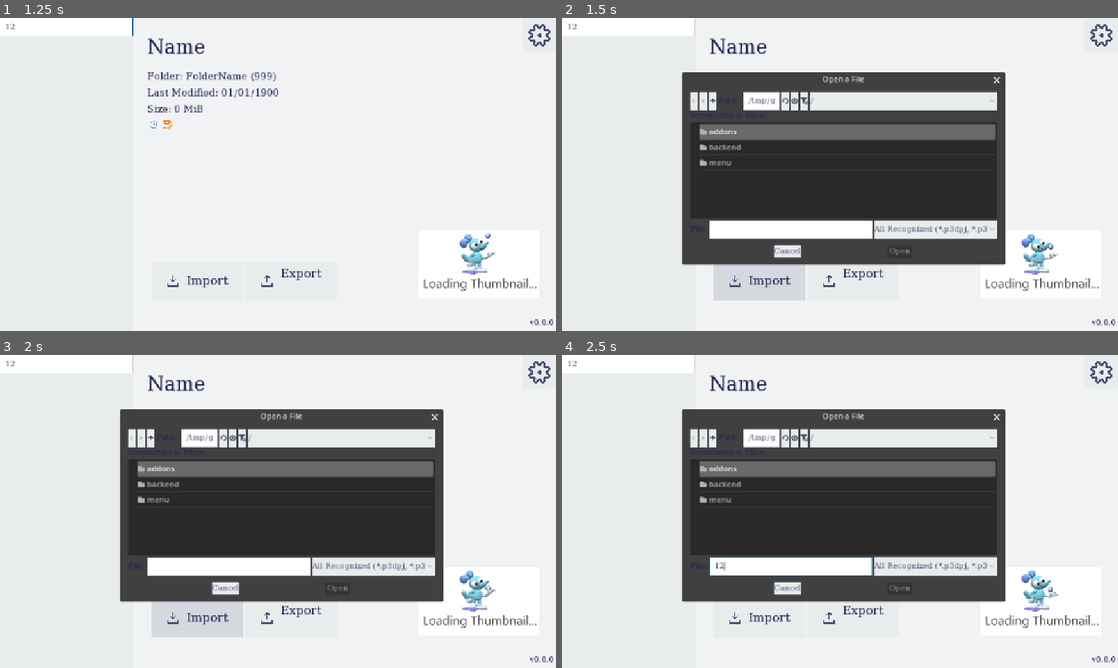
Above: before the commit, frames 1-4 (two rows, left to right).
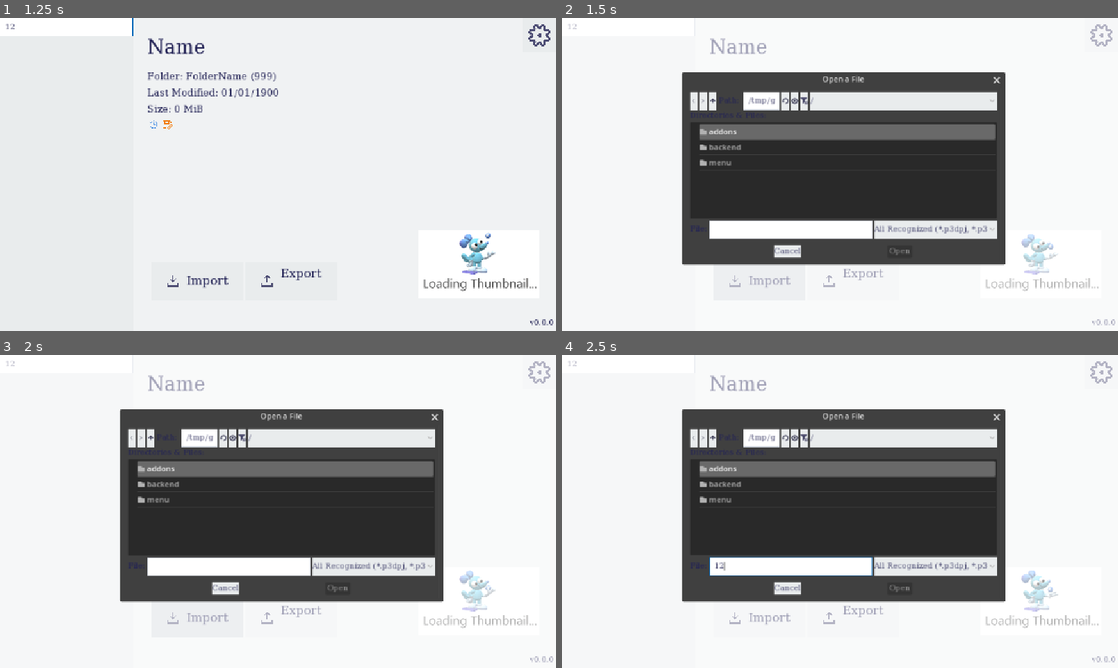
Above: after the commit, the same moments.

Repository: silkycell/Paint-3D-Project-Manager
Game: Godot game, scene res://menu/projects/projects_menu.tscn
Two runs of this game, one before a commit and one after it. Both use one fixed random seed, a clock stepped at 60 frames per second and the inputs below.
Inputs (mouse positions are in pixels of both pictures, inside the frame that each line leads up to):
- Up to frame 1 (1.25 s): click (66, 27) at 0.52 s; type "12" at 0.6 s
- Up to frame 2 (1.5 s): click (756, 280) at 1.25 s
- Up to frame 3 (2 s): no input
- Up to frame 4 (2.5 s): click (789, 567) at 2.02 s; type "12" at 2.1 s

Frame 1 is identical in both runs. In frame 2, 1.3% of the frame differs, in the area x 1-100%, y 0-99%; in frame 3, 1.3%; in frame 4, 1.3%.
Error in both runs: Out of bounds get index '0' (on base: 'Array[Project]') (res://backend/global_signal_handler.gd:3)

Commit message:
make import/export match the theme

Diff:
--- a/menu/menu_theme.tres
+++ b/menu/menu_theme.tres
@@ -50,6 +50,21 @@
 
 [sub_resource type="StyleBoxFlat" id="StyleBoxFlat_7ku7b"]
 bg_color = Color(0.941176, 0.94902, 0.952941, 1)
+
+[sub_resource type="StyleBoxFlat" id="StyleBoxFlat_t2f6w"]
+bg_color = Color(1, 1, 1, 1)
+border_width_left = 1
+border_width_top = 1
+border_width_right = 1
+border_width_bottom = 1
+border_color = Color(0.831373, 0.85098, 0.886275, 1)
+
+[sub_resource type="StyleBoxFlat" id="StyleBoxFlat_50760"]
+bg_color = Color(0.657383, 0.699145, 0.7253, 1)
+border_width_left = 1
+border_width_top = 1
+border_width_bottom = 1
+border_color = Color(0.502658, 0.52121, 0.603977, 1)
 
 [sub_resource type="StyleBoxFlat" id="StyleBoxFlat_k2skk"]
 bg_color = Color(0.913725, 0.92549, 0.929412, 1)
@@ -123,6 +138,9 @@
 LineEdit/styles/focus = SubResource("StyleBoxFlat_1s66k")
 LineEdit/styles/normal = SubResource("StyleBoxFlat_fdbj6")
 Panel/styles/panel = SubResource("StyleBoxFlat_7ku7b")
+ProgressBar/colors/font_color = Color(0.95, 0.95, 0.95, 1)
+ProgressBar/styles/background = SubResource("StyleBoxFlat_t2f6w")
+ProgressBar/styles/fill = SubResource("StyleBoxFlat_50760")
 ScrollContainer/styles/panel = SubResource("StyleBoxFlat_k2skk")
 TabContainer/colors/font_selected_color = Color(0.133333, 0.133333, 0.333333, 1)
 TabContainer/colors/font_unselected_color = Color(0.133333, 0.133333, 0.333333, 1)
--- a/menu/projects/actions/progress_panel/labelled_progress_bar.tscn
+++ b/menu/projects/actions/progress_panel/labelled_progress_bar.tscn
@@ -1,18 +1,22 @@
-[gd_scene load_steps=2 format=3 uid="uid://n3lfb6rm53uc"]
+[gd_scene load_steps=3 format=3 uid="uid://n3lfb6rm53uc"]
 
 [ext_resource type="Script" path="res://menu/projects/actions/progress_panel/labelled_progress_bar.gd" id="1_cyq28"]
+[ext_resource type="Theme" uid="uid://eno3kw6ga4uf" path="res://menu/menu_theme.tres" id="1_tuwkv"]
 
 [node name="LabelledProgressBar" type="ProgressBar"]
 anchors_preset = -1
-anchor_top = 0.475
-anchor_right = 1.0
-anchor_bottom = 1.0
-offset_left = 169.0
-offset_top = 30.2
-offset_right = -169.0
-offset_bottom = -257.0
+anchor_left = 0.147
+anchor_top = 0.522
+anchor_right = 0.853
+anchor_bottom = 0.603
+offset_left = -0.343994
+offset_top = -0.256012
+offset_right = 0.343933
+offset_bottom = 0.255981
 grow_horizontal = 2
 grow_vertical = 2
+theme = ExtResource("1_tuwkv")
+value = 50.0
 show_percentage = false
 script = ExtResource("1_cyq28")
 
--- a/menu/projects/actions/progress_panel/progress_panel.gd
+++ b/menu/projects/actions/progress_panel/progress_panel.gd
@@ -37,6 +37,8 @@
 func _ready():
 	if parent_action != null:
 		parent_action.action_thread_update.connect(_on_thread_update)
+	else:
+		push_warning("No parent action assigned!")
 
 	hide()
 
--- a/menu/projects/actions/progress_panel/progress_panel.tscn
+++ b/menu/projects/actions/progress_panel/progress_panel.tscn
@@ -1,6 +1,7 @@
-[gd_scene load_steps=20 format=3 uid="uid://cyxb6jh7o5skw"]
+[gd_scene load_steps=19 format=3 uid="uid://cyxb6jh7o5skw"]
 
 [ext_resource type="Script" path="res://menu/projects/actions/progress_panel/progress_panel.gd" id="1_tg8ej"]
+[ext_resource type="Theme" uid="uid://eno3kw6ga4uf" path="res://menu/menu_theme.tres" id="1_xawbv"]
 [ext_resource type="PackedScene" uid="uid://n3lfb6rm53uc" path="res://menu/projects/actions/progress_panel/labelled_progress_bar.tscn" id="2_ttfj7"]
 [ext_resource type="Texture2D" uid="uid://lvahg3gwen1x" path="res://menu/projects/actions/animation/walk.png" id="2_txkbk"]
 [ext_resource type="Texture2D" uid="uid://d0q61ycpt3chw" path="res://menu/projects/actions/animation/index.png" id="2_utgpn"]
@@ -8,14 +9,13 @@
 [ext_resource type="Texture2D" uid="uid://2bsjpj6u0vtf" path="res://menu/projects/actions/animation/auggy.png" id="5_tokjm"]
 [ext_resource type="Texture2D" uid="uid://b4aorwpd4utvt" path="res://menu/projects/actions/animation/roller_top.png" id="6_xsr7q"]
 
-[sub_resource type="StyleBoxFlat" id="StyleBoxFlat_qu2ph"]
-bg_color = Color(0.255659, 0.255659, 0.255659, 1)
-
-[sub_resource type="LabelSettings" id="LabelSettings_rn4k5"]
-font_size = 18
-
-[sub_resource type="LabelSettings" id="LabelSettings_rfh4t"]
-font_size = 10
+[sub_resource type="StyleBoxFlat" id="StyleBoxFlat_qhera"]
+bg_color = Color(0.941176, 0.94902, 0.952941, 1)
+border_width_left = 1
+border_width_top = 1
+border_width_right = 1
+border_width_bottom = 1
+border_color = Color(0, 0.392157, 0.713726, 1)
 
 [sub_resource type="Animation" id="Animation_q6778"]
 resource_name = "walk"
@@ -207,33 +207,37 @@
 }
 
 [node name="ProgressPanel" type="Panel"]
-anchors_preset = 15
-anchor_right = 1.0
-anchor_bottom = 1.0
-offset_left = 133.0
-offset_top = 49.0
-offset_right = -133.0
-offset_bottom = -69.0
-grow_horizontal = 2
-grow_vertical = 2
-theme_override_styles/panel = SubResource("StyleBoxFlat_qu2ph")
+anchors_preset = 8
+anchor_left = 0.5
+anchor_top = 0.5
+anchor_right = 0.5
+anchor_bottom = 0.5
+offset_left = -375.0
+offset_top = -140.0
+offset_right = 375.0
+offset_bottom = 140.0
+grow_horizontal = 2
+grow_vertical = 2
+theme = ExtResource("1_xawbv")
+theme_override_styles/panel = SubResource("StyleBoxFlat_qhera")
 script = ExtResource("1_tg8ej")
 
 [node name="InfoLabel" type="Label" parent="."]
 custom_minimum_size = Vector2(0, 50)
 layout_mode = 1
 anchors_preset = -1
-anchor_top = 0.357
-anchor_right = 1.0
-anchor_bottom = 0.496
-offset_left = 16.0
-offset_top = -0.210007
-offset_right = -13.0
-offset_bottom = 0.119995
-grow_horizontal = 2
-grow_vertical = 2
+anchor_left = 0.502
+anchor_top = 0.5
+anchor_right = 0.502
+anchor_bottom = 0.5
+offset_left = -428.772
+offset_top = -7.00002
+offset_right = 428.228
+offset_bottom = 67.0
+grow_horizontal = 2
+grow_vertical = 2
+theme_type_variation = &"HeaderMedium"
 text = "Doing task..."
-label_settings = SubResource("LabelSettings_rn4k5")
 horizontal_alignment = 1
 vertical_alignment = 1
 autowrap_mode = 3
@@ -243,17 +247,17 @@
 custom_minimum_size = Vector2(0, 15)
 layout_mode = 1
 anchors_preset = -1
-anchor_top = 0.5
-anchor_right = 1.0
-anchor_bottom = 0.596
-offset_left = 8.0
-offset_top = 27.0
-offset_right = -10.0
-offset_bottom = 0.119995
+anchor_left = 0.499
+anchor_top = 0.5
+anchor_right = 0.5
+anchor_bottom = 0.5
+offset_left = -434.114
+offset_top = 83.0
+offset_right = 433.0
+offset_bottom = 107.0
 grow_horizontal = 2
 grow_vertical = 2
 text = "Nodes_18446744069414587421_SurfaceAlignmentProvider.bin"
-label_settings = SubResource("LabelSettings_rfh4t")
 horizontal_alignment = 1
 vertical_alignment = 1
 autowrap_mode = 3
@@ -261,22 +265,29 @@
 
 [node name="LabelledProgressBar" parent="." instance=ExtResource("2_ttfj7")]
 layout_mode = 1
-anchor_bottom = 0.525
-offset_left = 98.0
-offset_top = 0.249969
-offset_right = -98.0
-offset_bottom = -0.250031
+anchors_preset = 8
+anchor_left = 0.5
+anchor_top = 0.5
+anchor_right = 0.5
+anchor_bottom = 0.5
+offset_left = -345.0
+offset_top = 50.0
+offset_right = 345.0
+offset_bottom = 76.0
 
 [node name="AnimationContainer" type="Control" parent="."]
 layout_mode = 1
-anchor_left = 0.497
-anchor_top = 0.408
-anchor_right = 0.497
-anchor_bottom = 0.408
-offset_left = -0.34201
-offset_top = -0.240005
-offset_right = -0.34201
-offset_bottom = -0.240005
+anchors_preset = 8
+anchor_left = 0.5
+anchor_top = 0.5
+anchor_right = 0.5
+anchor_bottom = 0.5
+offset_left = -3.0
+offset_top = 14.0
+offset_right = -3.0
+offset_bottom = 14.0
+grow_horizontal = 2
+grow_vertical = 2
 
 [node name="Petri" type="Control" parent="AnimationContainer"]
 layout_mode = 1
--- a/menu/projects/projects_menu.tscn
+++ b/menu/projects/projects_menu.tscn
@@ -330,6 +330,15 @@
 theme = ExtResource("1_ti7wl")
 script = ExtResource("5_qthqx")
 
+[node name="BG" type="ColorRect" parent="ExportHandler"]
+layout_mode = 1
+anchors_preset = 15
+anchor_right = 1.0
+anchor_bottom = 1.0
+grow_horizontal = 2
+grow_vertical = 2
+color = Color(1, 1, 1, 0.572549)
+
 [node name="ExportDialog" type="FileDialog" parent="ExportHandler"]
 title = "Select the project export location"
 initial_position = 1
@@ -347,8 +356,6 @@
 [node name="ExportProgressPanel" parent="ExportHandler" node_paths=PackedStringArray("parent_action") instance=ExtResource("12_cl2e7")]
 visible = false
 layout_mode = 1
-anchors_preset = -1
-offset_bottom = -49.0
 script = ExtResource("6_5afnv")
 parent_action = NodePath("..")
 
@@ -362,6 +369,15 @@
 grow_horizontal = 2
 grow_vertical = 2
 script = ExtResource("8_gtaak")
+
+[node name="BG" type="ColorRect" parent="ImportHandler"]
+layout_mode = 1
+anchors_preset = 15
+anchor_right = 1.0
+anchor_bottom = 1.0
+grow_horizontal = 2
+grow_vertical = 2
+color = Color(1, 1, 1, 0.572549)
 
 [node name="ImportDialog" type="FileDialog" parent="ImportHandler"]
 title = "Open a File"
@@ -384,8 +400,6 @@
 [node name="ImportProgressPanel" parent="ImportHandler" node_paths=PackedStringArray("parent_action") instance=ExtResource("12_cl2e7")]
 visible = false
 layout_mode = 1
-anchors_preset = -1
-offset_bottom = -49.0
 script = ExtResource("10_1db86")
 parent_action = NodePath("..")
 
Not shown: 1 places in menu/menu_theme.tres that only renumber resources
